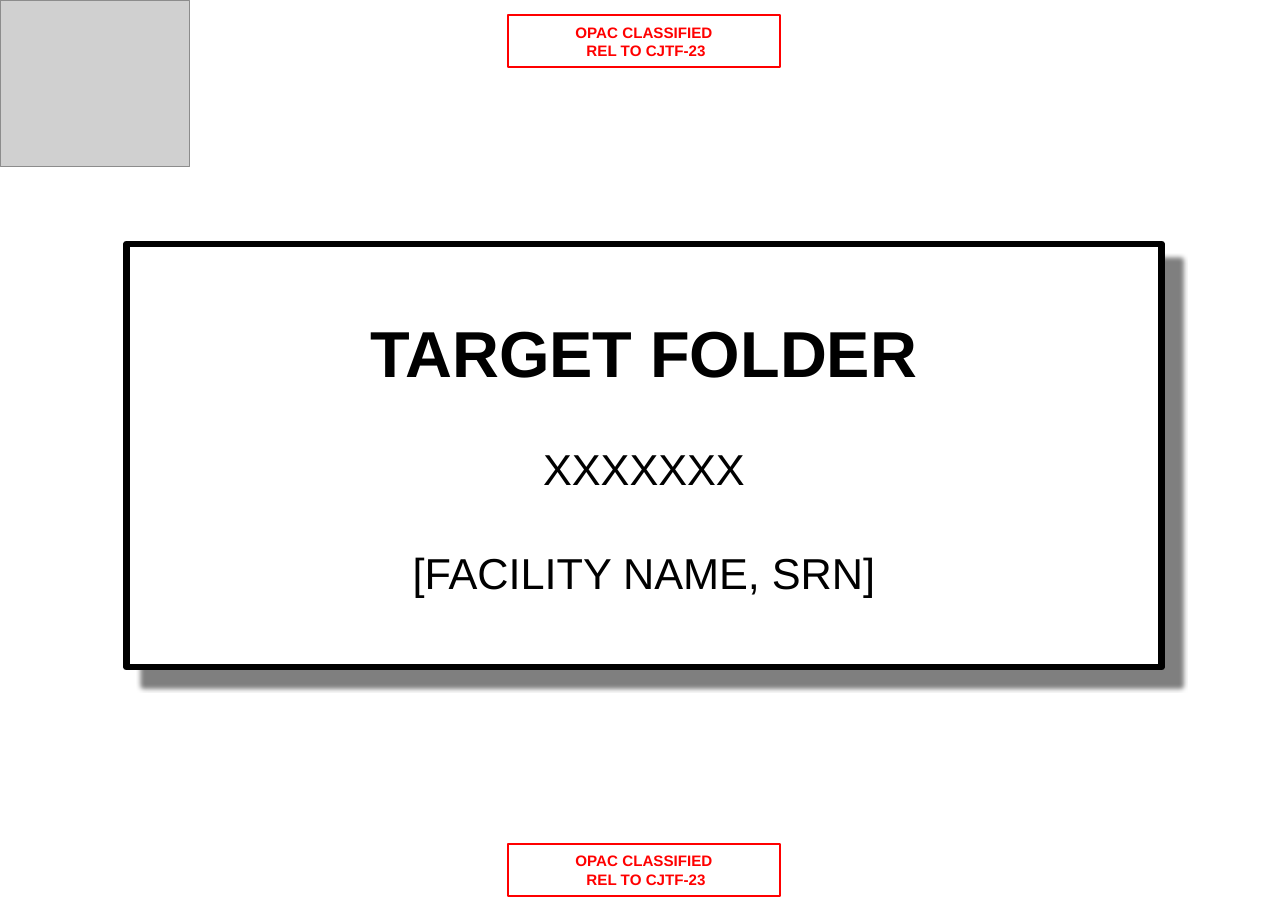
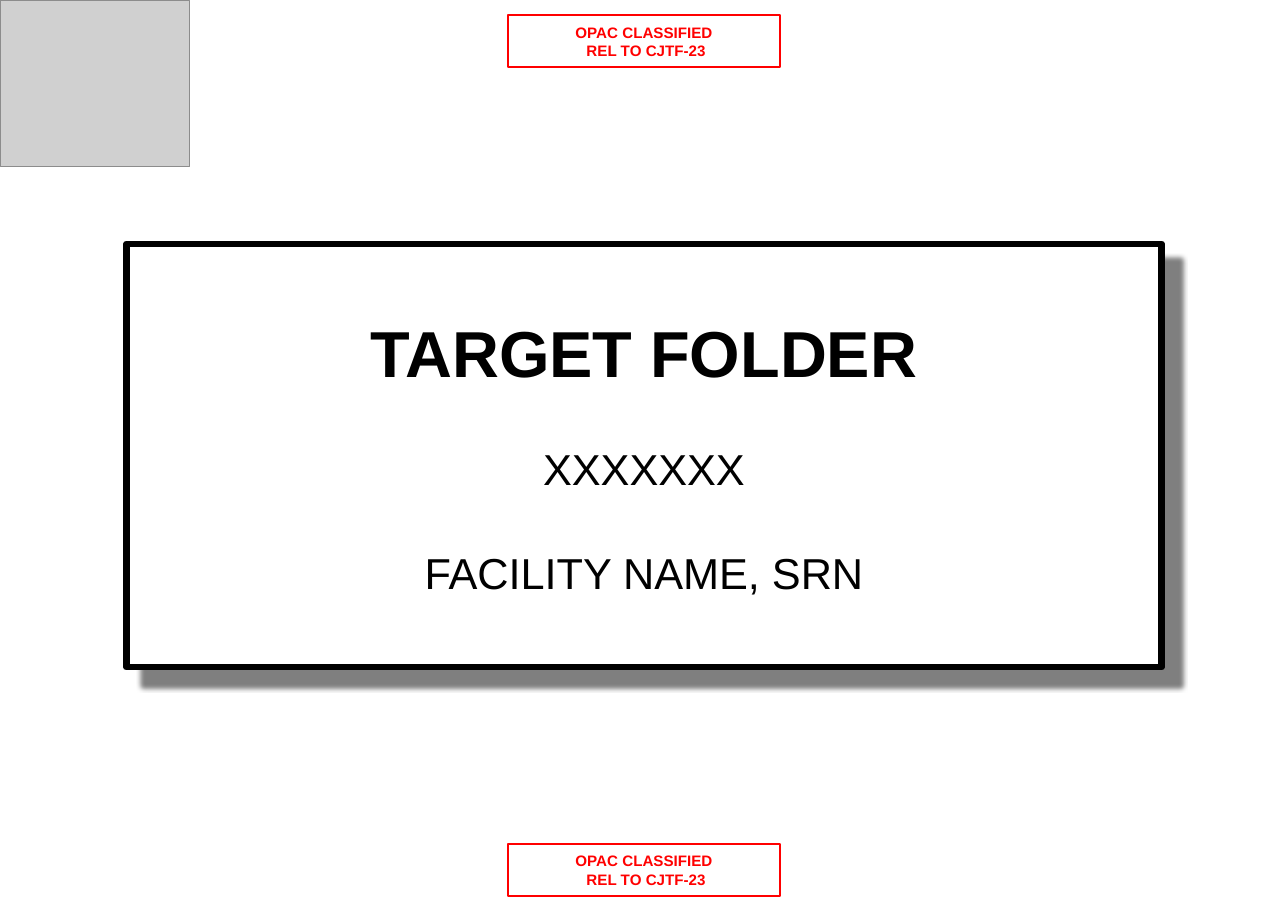
Before and after one commit to 132nd-vWing/OPAT-background, a slide deck: slide 1 of INTEL/Target Folders/OPAC VIS Template - Target Folder.pptx. Drawn at 1288x911 pixels with LibreOffice and Linux fonts; fonts in the diff are those of the drawing; grey boxes stand for pictures. Boxes give left, top, right and bottom in pixels: in the first picture for what was removed or moved away, otherwise in the second. Text is boxed around its words. In the diff, an @@ line names an element or a change of style, - is before the commit and + after.

Commit message:
chg: Added target folder for SRNTGT080 Railway Distribution Node. Minor change to target folder template

```diff
--- a/INTEL/Target Folders/OPAC VIS Template - Target Folder.pptx
+++ b/INTEL/Target Folders/OPAC VIS Template - Target Folder.pptx
@@ title at bbox=[425, 558, 863, 595]: text changed @@
-[FACILITY NAME, SRN]
+FACILITY NAME, SRN
```
Also in this commit, not shown: 1 other slide changed, 3 other files.
